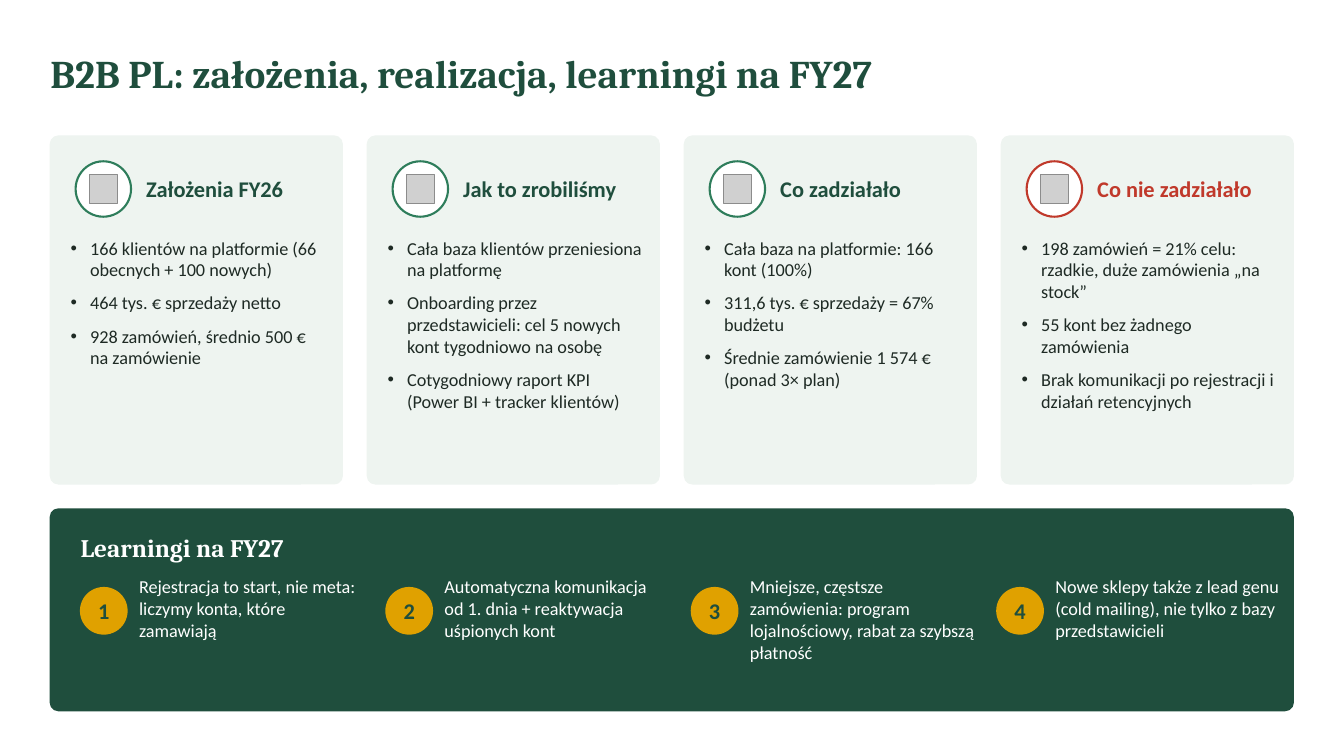
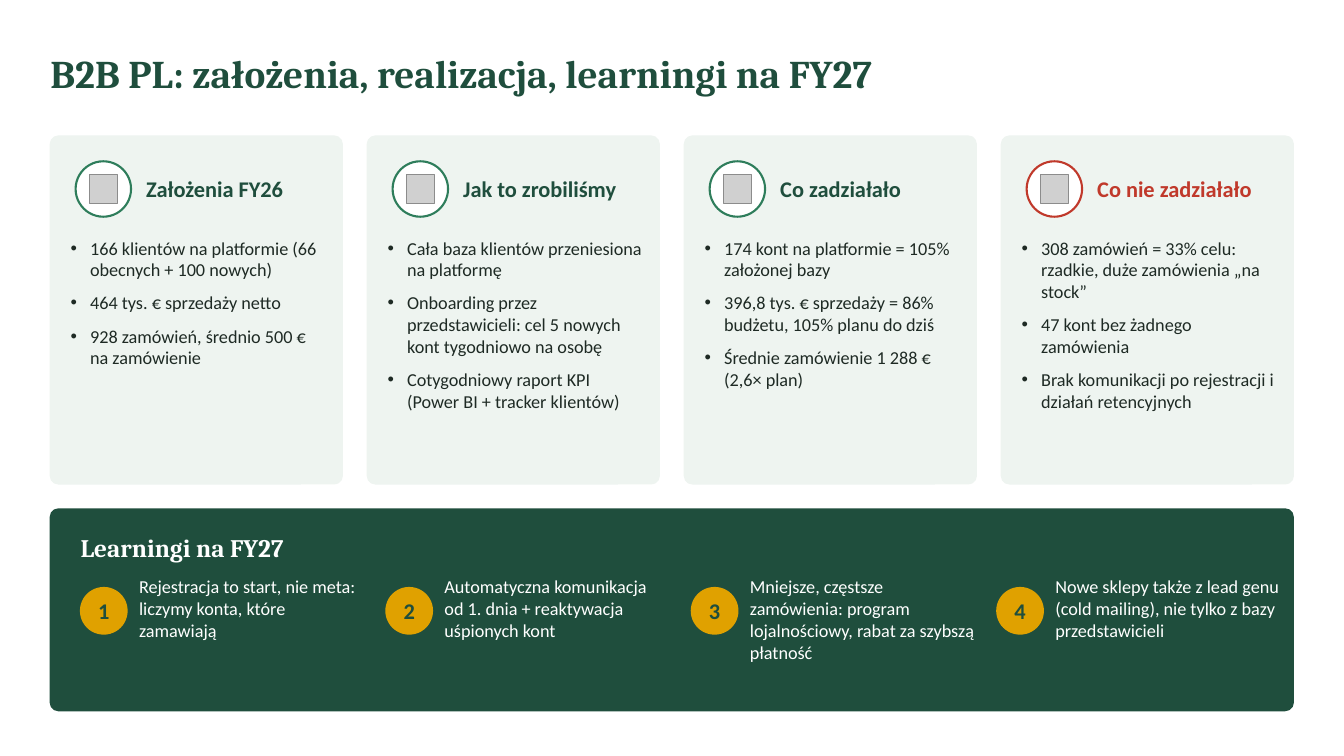
Before and after one commit to 209media/thermacell, a slide deck: slide 1 of B2B_PL_kickoff_FY27_2_slajdy.pptx. Drawn at 1344x756 pixels with LibreOffice and Linux fonts; fonts in the diff are those of the drawing; grey boxes stand for pictures. Boxes give left, top, right and bottom in pixels: in the first picture for what was removed or moved away, otherwise in the second. Text is boxed around its words. In the diff, an @@ line names an element or a change of style, - is before the commit and + after.

```diff
--- a/B2B_PL_kickoff_FY27_2_slajdy.pptx
+++ b/B2B_PL_kickoff_FY27_2_slajdy.pptx
@@ text at (724,242,950,389): text changed @@
-• Cała baza na platformie: 166 kont (100%)
-• 311,6 tys. € sprzedaży = 67% budżetu
-• Średnie zamówienie 1 574 € (ponad 3× plan)
+• 174 kont na platformie = 105% założonej bazy
+• 396,8 tys. € sprzedaży = 86% budżetu, 105% planu do dziś
+• Średnie zamówienie 1 288 € (2,6× plan)
@@ text at (1041,242,1260,353): text changed @@
-• 198 zamówień = 21% celu: rzadkie, duże zamówienia „na stock”
-• 55 kont bez żadnego zamówienia
+• 308 zamówień = 33% celu: rzadkie, duże zamówienia „na stock”
+• 47 kont bez żadnego zamówienia
```
Also in this commit, not shown: 1 other slide changed, 1 other file.
